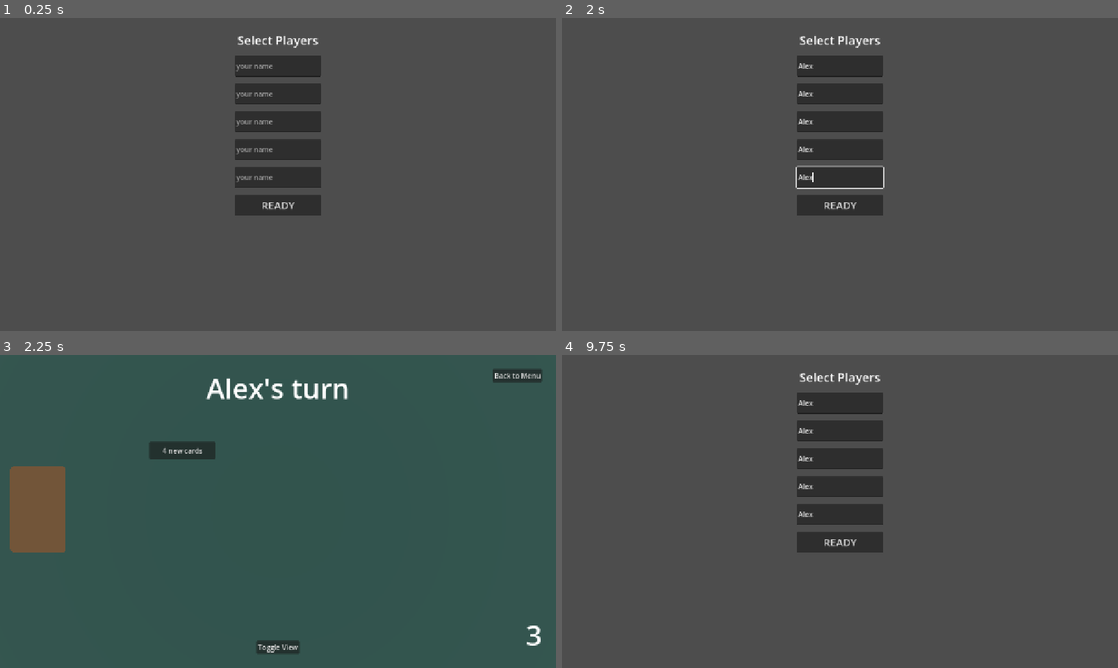
Above: before the commit, frames 1-4 (two rows, left to right).
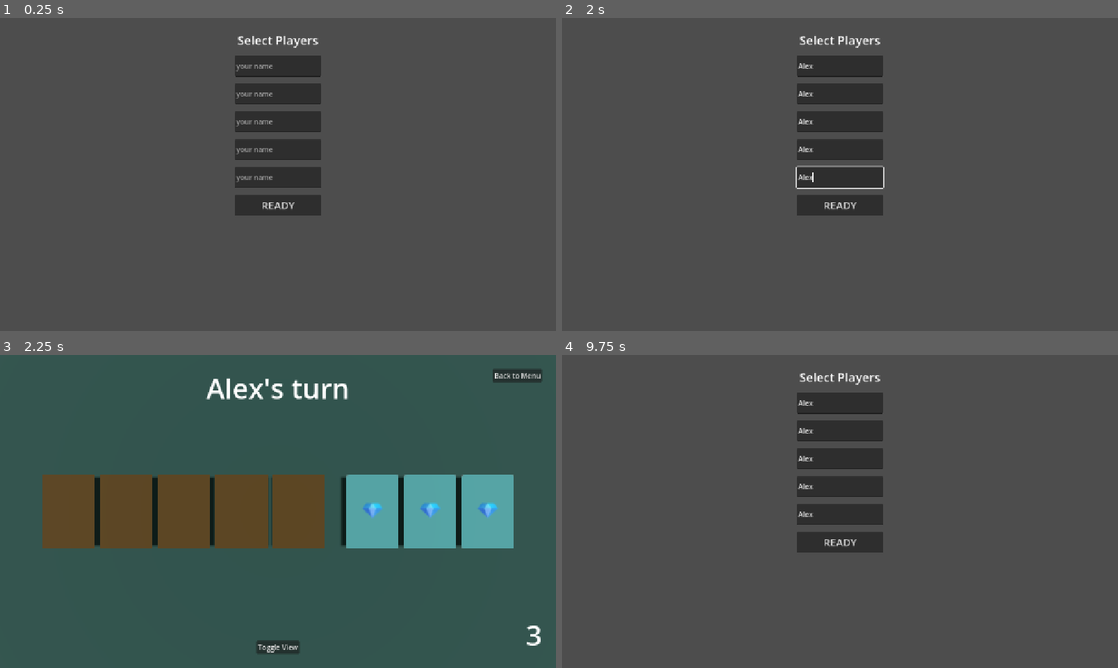
Above: after the commit, the same moments.

Repository: vbackeberg/game1
Game: Godot game, scene res://src/main.tscn
Two runs of this game, one before a commit and one after it. Both use one fixed random seed, a clock stepped at 60 frames per second and the inputs below.
Inputs (mouse positions are in pixels of both pictures, inside the frame that each line leads up to):
- Up to frame 1 (0.25 s): no input
- Up to frame 2 (2 s): click (840, 64) at 0.52 s; type "Alex" at 0.6 s; click (840, 93) at 0.75 s; type "Alex" at 0.83 s; click (840, 121) at 0.98 s; type "Alex" at 1.07 s; click (840, 149) at 1.27 s; type "Alex" at 1.35 s; click (840, 177) at 1.5 s; type "Alex" at 1.58 s
- Up to frame 3 (2.25 s): click "READY" at 2 s
- Up to frame 4 (9.75 s): click (600, 508) at 2.77 s; click (745, 452) at 3.5 s, where only the run before the commit has a clickable "4 new cards"; click (745, 452) at 4.25 s, where only the run before the commit has a clickable "4 new cards"; click "Toggle View" at 5 s; click "Toggle View" at 5.75 s; click (600, 508) at 6.52 s; click "Toggle View" at 7.25 s; click (600, 508) at 8.02 s; click (745, 452) at 8.75 s, where only the run before the commit has a clickable "4 new cards"; click "Back to Menu" at 9.5 s

Frames 1-2 are identical in both runs. In frame 3, 20% of the frame differs, in the area x 1-93%, y 27-64%; in frame 4, nothing differs.
Error before the commit: Invalid type in function 'add_resource' in base 'Node3D (PlayerArea)'. Cannot convert argument 1 from Object to int. (res://src/game/middle_area.gd:27)

Commit message:
Place cards in middle, adapt camera to fit cards

Diff:
--- a/src/game/game_scene.tscn
+++ b/src/game/game_scene.tscn
@@ -7,7 +7,7 @@
 albedo_color = Color(0.16371086, 0.3093077, 0.28243786, 1)
 
 [sub_resource type="QuadMesh" id="QuadMesh_sia5v"]
-size = Vector2(10, 10)
+size = Vector2(12, 12)
 
 [node name="GameScene" type="Node" unique_id=108084504]
 script = ExtResource("1_jr7q5")
@@ -93,7 +93,7 @@
 [node name="Canvas" type="Node3D" parent="." unique_id=807349849]
 
 [node name="Camera2D" type="Camera3D" parent="Canvas" unique_id=1937035089]
-transform = Transform3D(1, 0, 0, 0, -4.371139e-08, 1, 0, -1, -4.371139e-08, 0, 3.2, 0)
+transform = Transform3D(1, 0, 0, 0, -4.371139e-08, 1, 0, -1, -4.371139e-08, 0, 4.2, 0)
 
 [node name="MiddleArea" parent="Canvas" unique_id=1593471768 instance=ExtResource("2_sia5v")]
 transform = Transform3D(1, 0, 0, 0, 1, 0, 0, 0, 1, 0, 0.3, 0)
--- a/src/game/middle_area.gd
+++ b/src/game/middle_area.gd
@@ -43,7 +43,7 @@
 	card.queue_free()
 	action_used.emit()
 
-const resourceSlots = [-3.0, -2.0, -1.0, 0.0]
+const resourceSlots = [-2.9, -1.8, -0.7, 0.4]
 
 func place_resource(slot: int):
 	var card = GameManager.draw_resource()
@@ -53,7 +53,7 @@
 	cardsLaidOut[slot] = card
 
 	card.position.x = resourceSlots[slot]
-	card.position.y = 256
+	card.position.y = 0
 	card.pressed.connect(_on_resource_card_pressed.bind(card))
 
 ## Moves the card to the player's hand
@@ -68,7 +68,7 @@
 	place_character_in_middle(card.slot)
 	action_used.emit()
 
-const characterSlots = [1.0, 2.0]
+const characterSlots = [1.8, 2.9]
 
 func place_character_in_middle(slot: int):
 	var card = GameManager.draw_character()
@@ -76,7 +76,7 @@
 
 	self.add_child(card)
 	card.position.x = characterSlots[slot]
-	card.position.y = 256
+	card.position.y = 0
 	card.pressed.connect(_on_character_card_pressed.bind(card))
 
 signal action_used()
--- a/src/game/middle_area.tscn
+++ b/src/game/middle_area.tscn
@@ -1,69 +1,14 @@
 [gd_scene format=3 uid="uid://dkfqww1gfq0k"]
 
 [ext_resource type="Script" uid="uid://d2ki6rg3gu85i" path="res://src/game/middle_area.gd" id="1_fbp2b"]
-[ext_resource type="Texture2D" uid="uid://cf85swspxfqhn" path="res://assets/resource_back.png" id="3_b17jf"]
-[ext_resource type="Texture2D" uid="uid://y6vorsgamkxj" path="res://assets/character_back.png" id="3_fv5w4"]
-
-[sub_resource type="LabelSettings" id="LabelSettings_1"]
-font_size = 32
+[ext_resource type="PackedScene" uid="uid://d34uvyora1v2f" path="res://src/game/card_resource_3d.tscn" id="2_mhr01"]
+[ext_resource type="PackedScene" uid="uid://dye1ym1nkalfn" path="res://src/game/card_character_3d.tscn" id="3_ygkvw"]
 
 [node name="MiddleArea" type="Node3D" unique_id=889265960]
 script = ExtResource("1_fbp2b")
 
-[node name="StackResources" type="TextureButton" parent="." unique_id=1623950931]
-offset_left = 24.0
-offset_top = 256.0
-offset_right = 152.0
-offset_bottom = 456.0
-texture_normal = ExtResource("3_b17jf")
-ignore_texture_size = true
-stretch_mode = 4
+[node name="StackResources" parent="." unique_id=710458555 instance=ExtResource("2_mhr01")]
+transform = Transform3D(1, 0, 0, 0, 1, 0, 0, 0, 1, -4, 0, 0)
 
-[node name="StackCharacters" type="TextureButton" parent="." unique_id=1911412061]
-visible = false
-anchors_preset = 1
-anchor_left = 1.0
-anchor_right = 1.0
-offset_left = 1128.0
-offset_top = 256.0
-offset_right = 1256.0
-offset_bottom = 456.0
-grow_horizontal = 0
-size_flags_horizontal = 8
-size_flags_vertical = 8
-texture_normal = ExtResource("3_fv5w4")
-ignore_texture_size = true
-stretch_mode = 5
-
-[node name="NewCardsButton" type="Button" parent="." unique_id=1306622092]
-offset_left = 344.0
-offset_top = 200.0
-offset_right = 496.0
-offset_bottom = 240.0
-size_flags_horizontal = 4
-text = "4 new cards"
-
-[node name="DiscardOverlay" type="Panel" parent="." unique_id=195349082]
-visible = false
-z_index = 2
-anchors_preset = 15
-anchor_right = 1.0
-anchor_bottom = 1.0
-offset_right = 1280.0
-offset_bottom = 720.0
-grow_horizontal = 2
-grow_vertical = 2
-
-[node name="DiscardLabel" type="Label" parent="DiscardOverlay" unique_id=1821186919]
-layout_mode = 1
-offset_right = 1280.0
-offset_bottom = 288.0
-text = "You have too many cards.
-Discard them too continue."
-label_settings = SubResource("LabelSettings_1")
-horizontal_alignment = 1
-vertical_alignment = 1
-
-[connection signal="pressed" from="StackResources" to="." method="_on_stack_resources_pressed"]
-[connection signal="pressed" from="StackCharacters" to="." method="_on_stack_characters_pressed"]
-[connection signal="pressed" from="NewCardsButton" to="." method="_on_new_cards_button_pressed"]
+[node name="StackCharacters" parent="." unique_id=2039262521 instance=ExtResource("3_ygkvw")]
+transform = Transform3D(1, 0, 0, 0, 1, 0, 0, 0, 1, 4, 0, 0)
